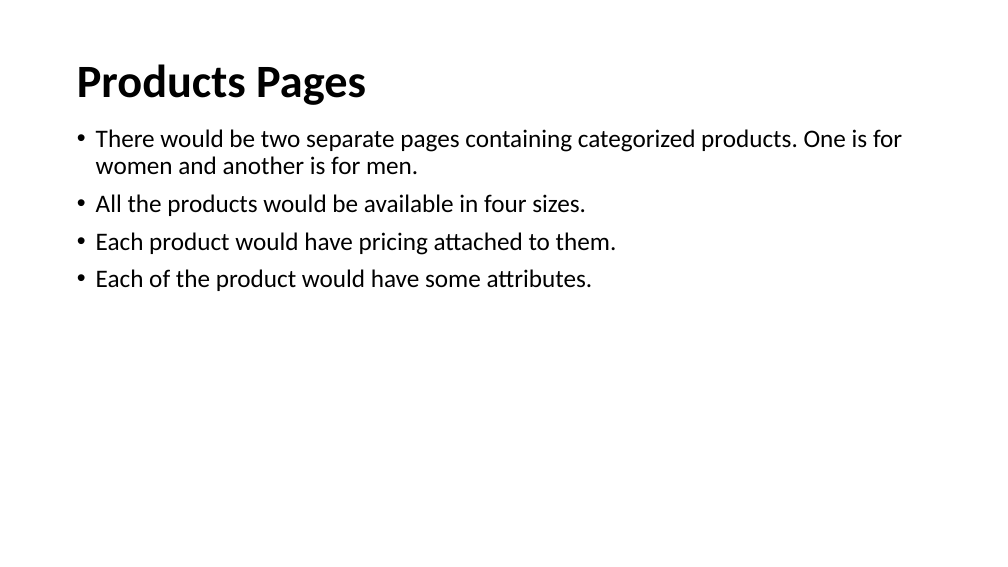
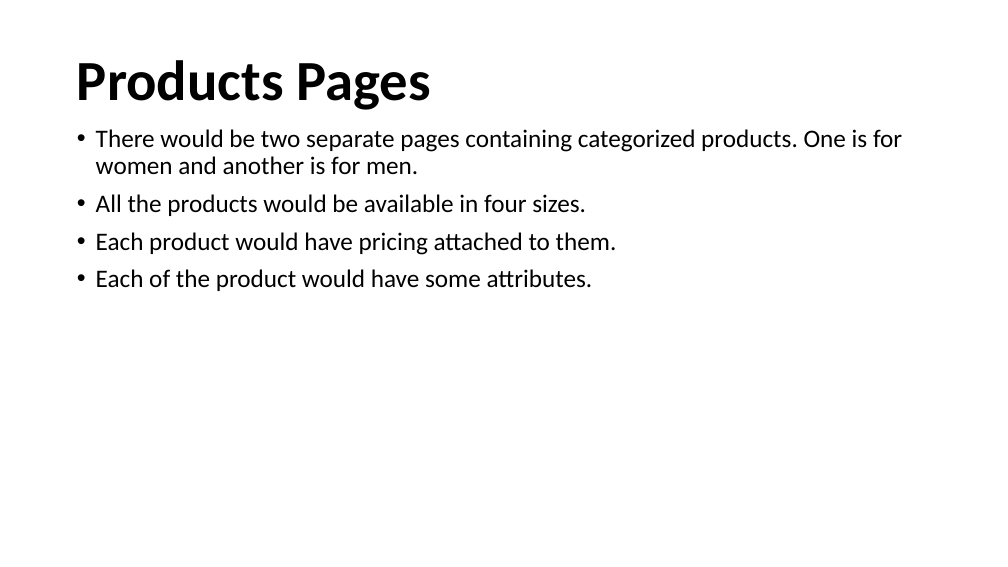
Before and after one commit to nsuspring2019cse299sec8/Group3, a slide deck: slide 4 of Documentation/Online Fashion Store.pptx. Drawn at 1008x567 pixels with LibreOffice and Linux fonts; fonts in the diff are those of the drawing; background and template pictures are left out. Boxes give left, top, right and bottom in pixels: in the first picture for what was removed or moved away, otherwise in the second. Text is boxed around its words. In the diff, an @@ line names an element or a change of style, - is before the commit and + after.

```diff
--- a/Documentation/Online Fashion Store.pptx
+++ b/Documentation/Online Fashion Store.pptx
@@ title "Products Pages" at <box>77,60,430,110</box>: size 44.1 to 54 pt @@
```
Also in this commit, not shown: 6 other slides changed.
